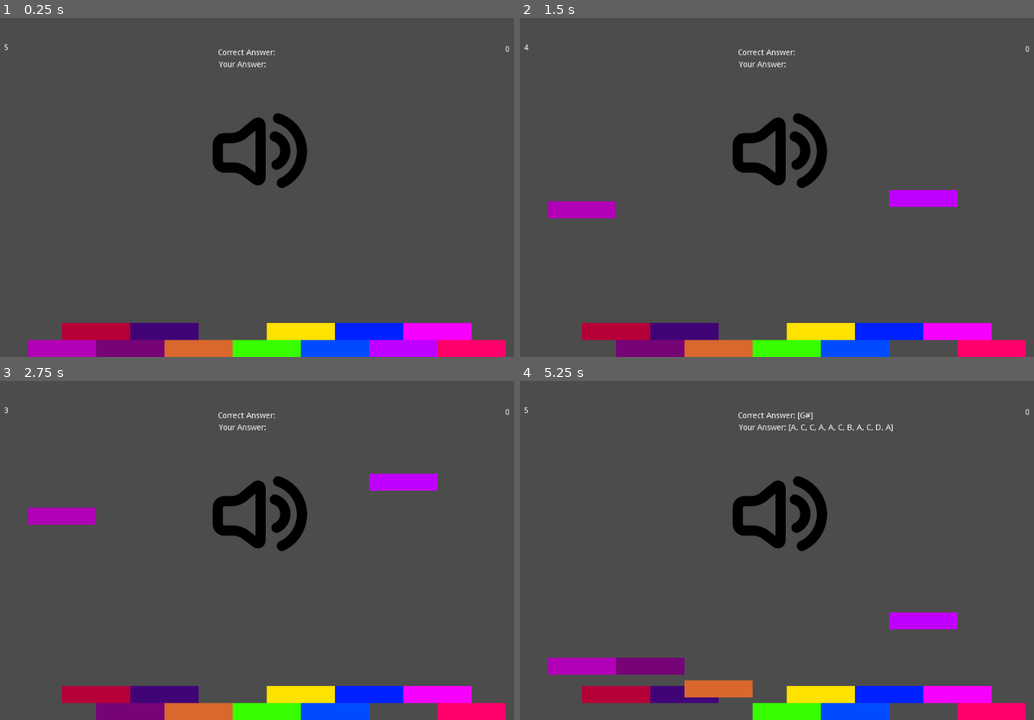
Above: before the commit, frames 1-4 (two rows, left to right).
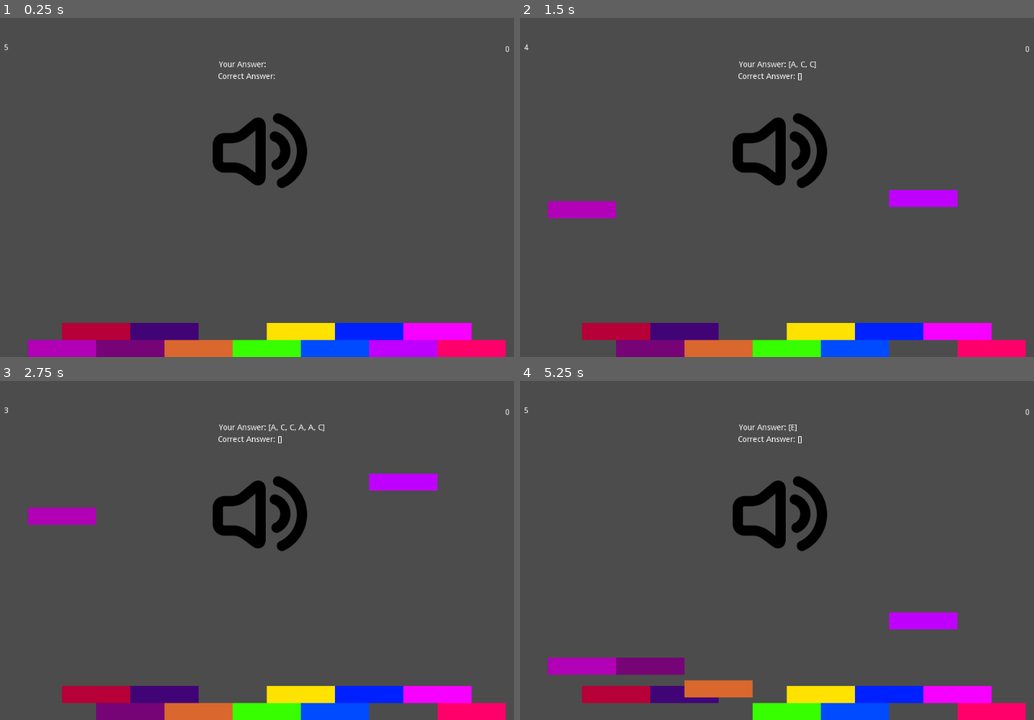
Above: after the commit, the same moments.

Repository: mdechdee/PerfectPitch
Game: Godot game, scene res://MainScene.tscn
The game is run twice, just before and just after one commit, with the same random seed, the same clock (stepped at 60 frames per second) and the same inputs. Sound files missing from this copy of the repository are replaced by a short silence.
Inputs:
- Up to frame 1 (0.25 s): no input
- Up to frame 2 (1.5 s): tap Enter at 0.5 s; tap H (A) at 0.6 s; tap A (C) at 0.8, 1.35 s
- Up to frame 3 (2.75 s): tap H (A) at 1.55, 2.1 s; tap A (C) at 2.3 s
- Up to frame 4 (5.25 s): tap J (B) at 2.85 s; tap H (A) at 3.05, 4.55 s; tap A (C) at 3.6 s; tap S (D) at 4.35 s; tap D (E) at 5.1 s

The runs differ from the first frame. In frame 1, 0.2% of the frame differs, in the area x 42-54%, y 9-18%; in frame 2, 0.2%; in frame 3, 0.3%; in frame 4, 0.4%, in the area x 42-73%, y 9-19%.

Commit message:
Disappear correct answer when user press any key

Diff:
--- a/OldMusician/InstrumentPlayer.tscn
+++ b/OldMusician/InstrumentPlayer.tscn
@@ -198,9 +198,9 @@
 
 [node name="CorrectAnswer" type="Label" parent="."]
 margin_left = 424.0
-margin_top = 56.0
+margin_top = 101.0
 margin_right = 568.0
-margin_bottom = 92.0
+margin_bottom = 137.0
 text = "Correct Answer:"
 
 [node name="YourAnswer" type="Label" parent="."]
--- a/OldMusician/MainScene.tscn
+++ b/OldMusician/MainScene.tscn
@@ -232,9 +232,9 @@
 
 [node name="CorrectAnswer" type="Label" parent="."]
 margin_left = 424.0
-margin_top = 56.0
+margin_top = 98.0
 margin_right = 568.0
-margin_bottom = 92.0
+margin_bottom = 134.0
 text = "Correct Answer:"
 
 [node name="YourAnswer" type="Label" parent="."]
--- a/OldMusician/StageManager.gd
+++ b/OldMusician/StageManager.gd
@@ -9,10 +9,6 @@
 
 func _ready():
 	quiz()
-	timer = get_node("Timer")
-	timer.set_wait_time(6)
-	timer.connect("timeout", self, "_on_Timer_timeout")
-	timer.start()
 
 func _process(delta):
 	if (timer.get_time_left() < 1.0):
@@ -55,3 +51,6 @@
 
 func _on_NotePlayer_note_played(note):
 	answer.append(note)
+	$YourAnswer.text = str('Your Answer: ', answer)
+	if len(answer) > 0:
+		$CorrectAnswer.text = str('Correct Answer: ', [])
Not shown: 1 places in OldMusician/MainScene.tscn that only renumber resources
